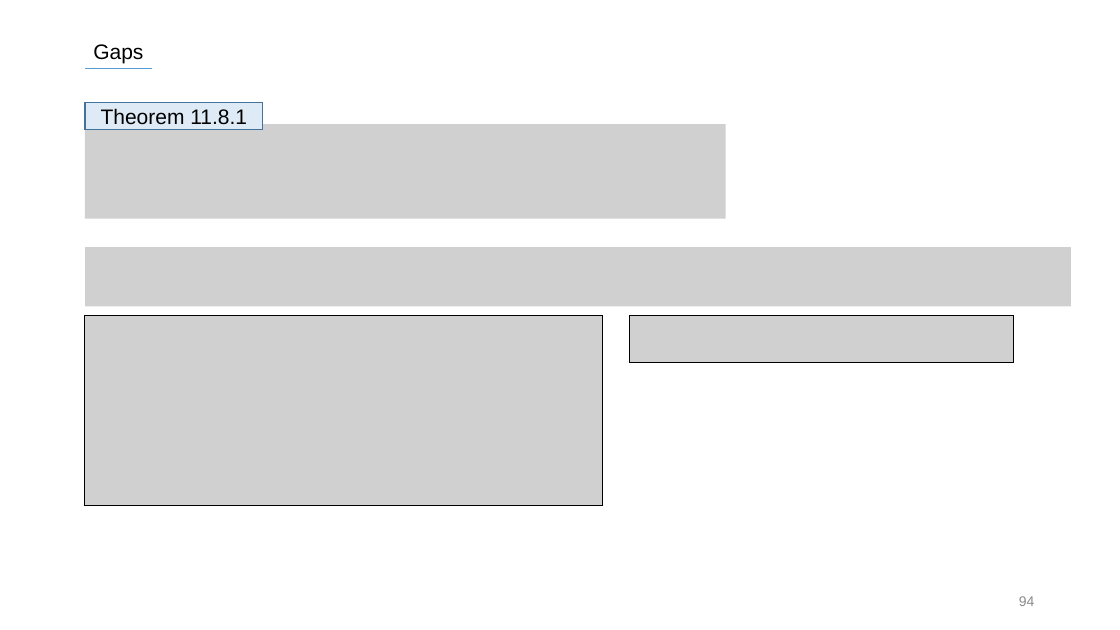
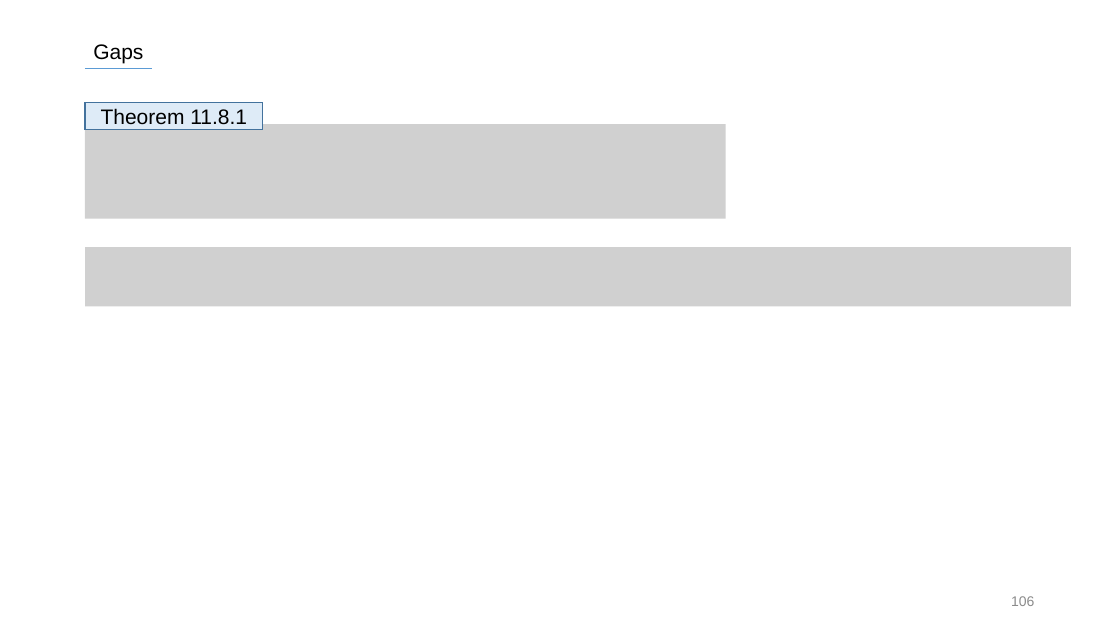
Before and after one commit to SiLviASizZ/HYU_2022, a slide deck: slide 106 of Intern/발표자료/0721/ASTS_0721.pptx (slide 94 before the commit). Drawn at 1120x630 pixels with LibreOffice and Linux fonts; fonts in the diff are those of the drawing; grey boxes stand for pictures. Boxes give left, top, right and bottom in pixels: in the first picture for what was removed or moved away, otherwise in the second. Text is boxed around its words. In the diff, an @@ line names an element or a change of style, - is before the commit and + after.

```diff
--- a/Intern/발표자료/0721/ASTS_0721.pptx
+++ b/Intern/발표자료/0721/ASTS_0721.pptx
@@ picture removed at bbox=[85, 315, 602, 506] @@
@@ picture removed at bbox=[630, 315, 1013, 362] @@
@@ page number at bbox=[1011, 596, 1034, 606]: text changed @@
-94
+106
```
Also in this commit, not shown: 33 other slides changed, 29 slides added.
